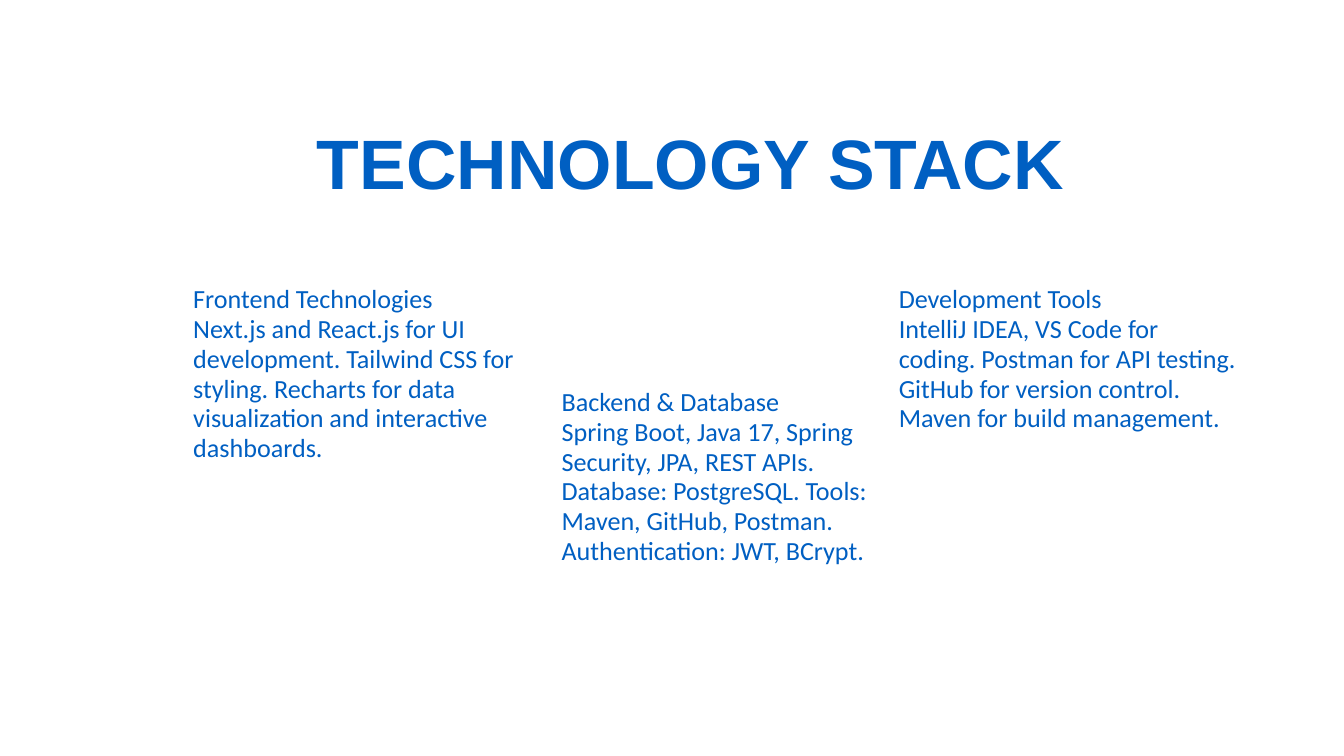
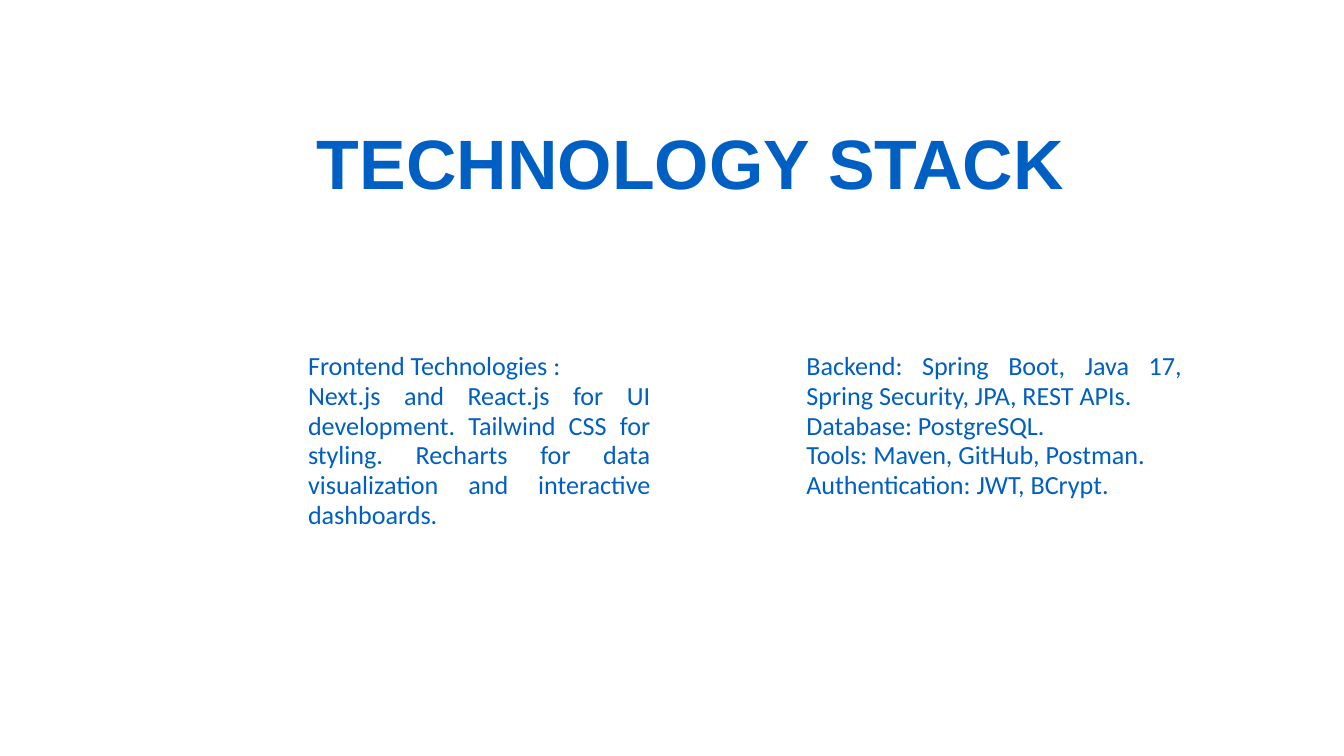
Before and after one commit to Badhon1401/SPL-3, a slide deck: slide 10 of codepulse-documentation/CodePulse.pptx (slide 12 before the commit). Drawn at 1344x756 pixels with LibreOffice and Linux fonts; fonts in the diff are those of the drawing. Boxes give left, top, right and bottom in pixels: in the first picture for what was removed or moved away, otherwise in the second. Text is boxed around its words. In the diff, an @@ line names an element or a change of style, - is before the commit and + after.

```diff
--- a/codepulse-documentation/CodePulse.pptx
+++ b/codepulse-documentation/CodePulse.pptx
@@ text removed at (899,290,1236,432) @@
-Development Tools
-IntelliJ IDEA, VS Code for coding. Postman for API testing. GitHub for version control. Maven for build management.
@@ text at (308,357,548,380): text changed @@
-Frontend Technologies
+Frontend Technologies :
@@ text "Frontend Technologies :": place and size @@
-text "Frontend Technologies :" at (193,290,513,458)
+text "Frontend Technologies :" at (308,357,650,525)
@@ text at (806,357,1182,499): text changed @@
-Backend & Database
-Spring Boot, Java 17, Spring Security, JPA, REST APIs. Database: PostgreSQL. Tools: Maven, GitHub, Postman. Authentication: JWT, BCrypt.
+Backend: Spring Boot, Java 17, Spring Security, JPA, REST APIs.
+Database: PostgreSQL.
+Tools: Maven, GitHub, Postman.
+Authentication: JWT, BCrypt.
@@ text at (308,387,650,525): alignment left to justified @@
```
Also in this commit, not shown: 8 other slides changed, 1 slide added, 8 slides removed.
